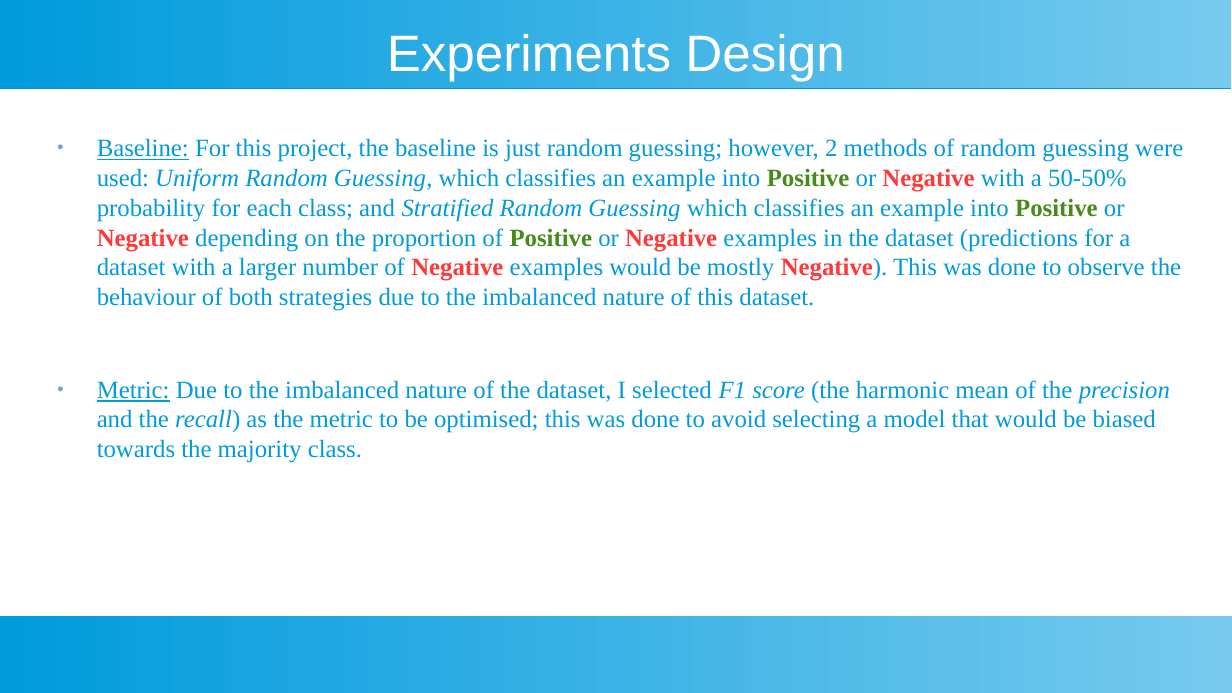
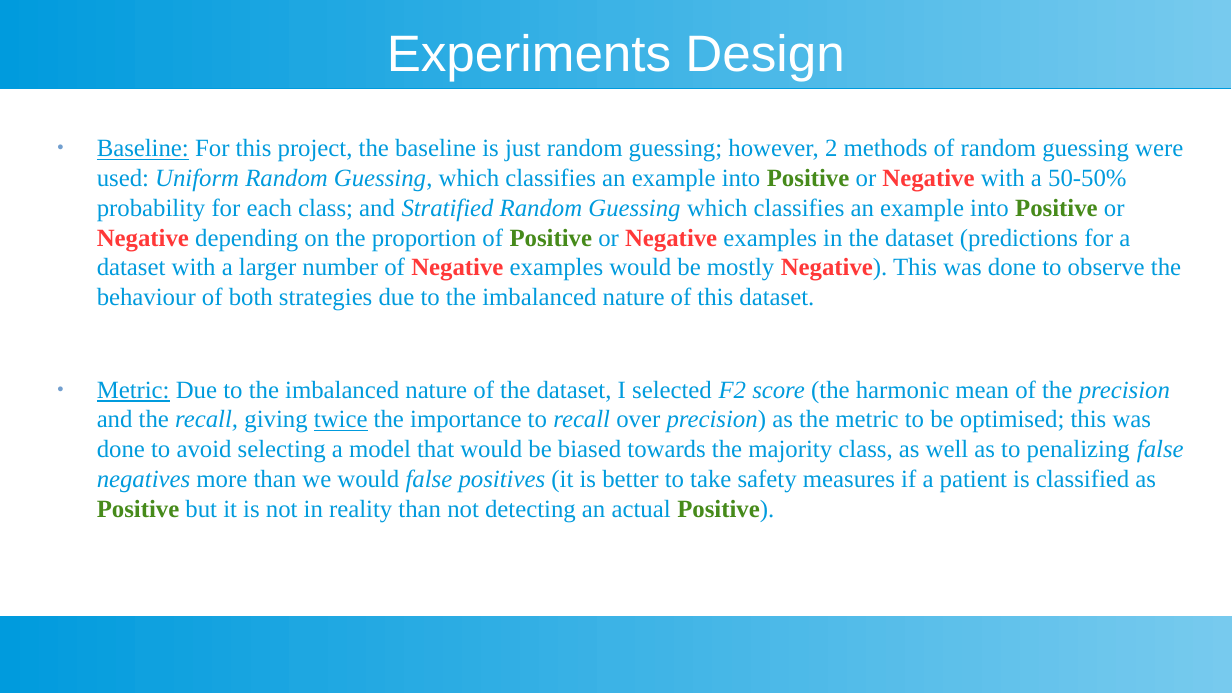
Before and after one commit to Sir-Slade/covid_prediction_project, a slide deck: slide 13 of Covid_Predictor_Report.odp. Drawn at 1232x693 pixels with LibreOffice and Linux fonts; fonts in the diff are those of the drawing. Boxes give left, top, right and bottom in pixels: in the first picture for what was removed or moved away, otherwise in the second. Text is boxed around its words. In the diff, an @@ line names an element or a change of style, - is before the commit and + after.

```diff
--- a/Covid_Predictor_Report.odp
+++ b/Covid_Predictor_Report.odp
@@ text at (97, 380, 1184, 522): text changed @@
-● Metric: Due to the imbalanced nature of the dataset, I selected F1 score (the harmonic mean of the precision and the recall) as the metric to be optimised; this was done to avoid selecting a model that would be biased towards the majority class.
+● Metric: Due to the imbalanced nature of the dataset, I selected F2 score (the harmonic mean of the precision and the recall, giving twice the importance to recall over precision) as the metric to be optimised; this was done to avoid selecting a model that would be biased towards the majority class, as well as to penalizing false negatives more than we would false positives (it is better to take safety measures if a patient is classified as Positive but it is not in reality than not detecting an actual Positive).
```
Also in this commit, not shown: 8 slides added, 2 slides removed.
